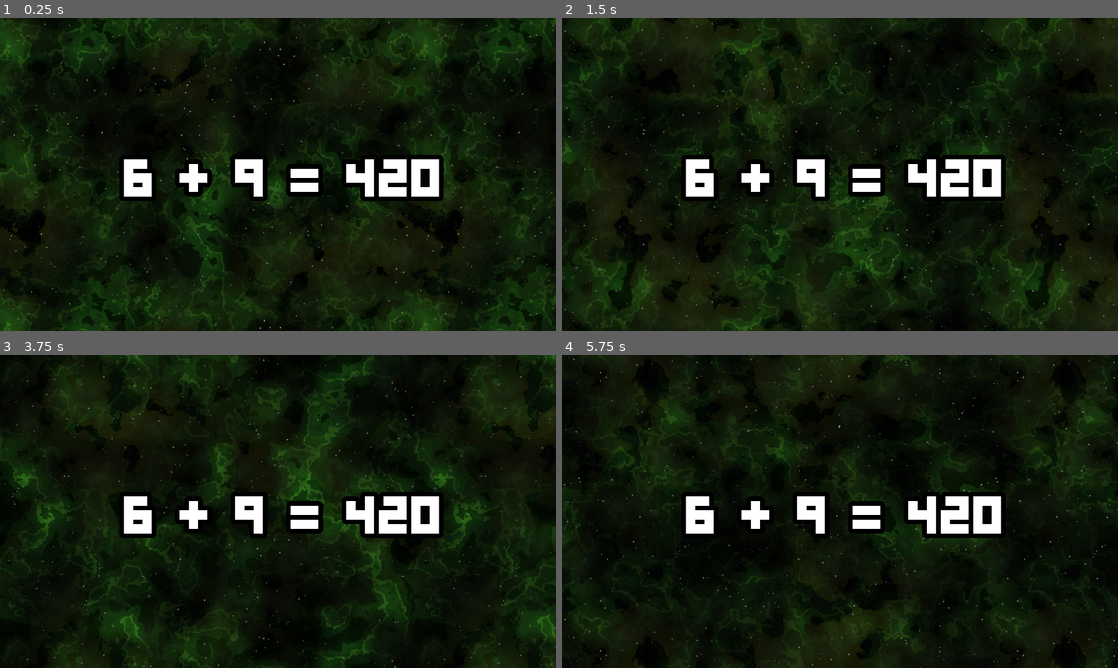
Above: before the commit, frames 1-4 (two rows, left to right).
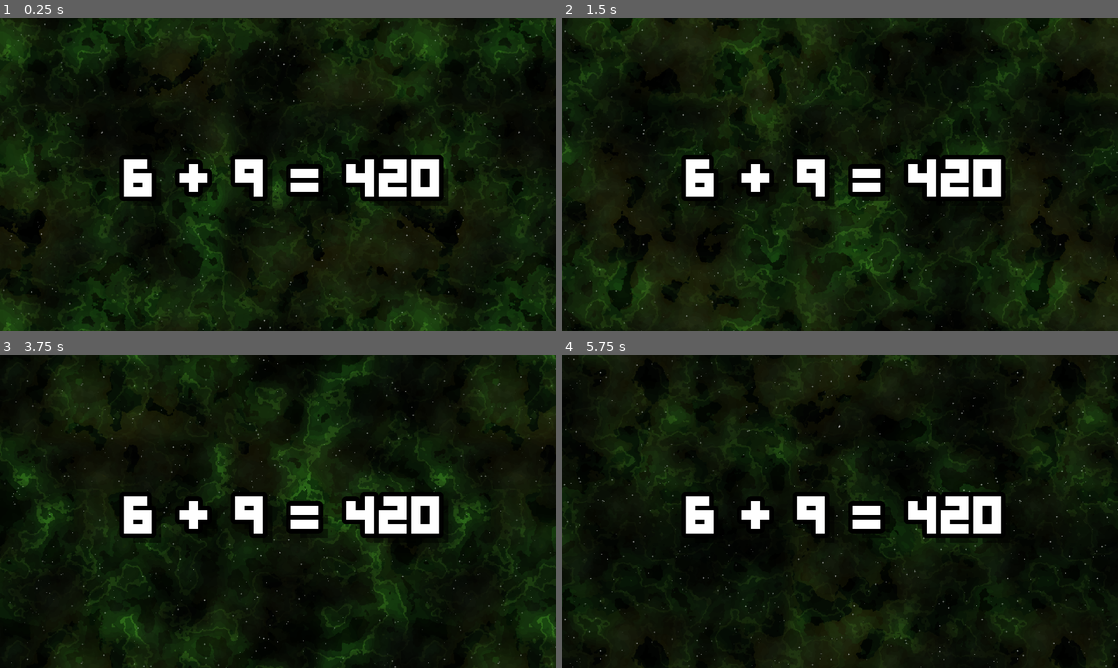
Above: after the commit, the same moments.

Repository: Blueman3612/Space-Math
Game: Godot game, scene res://scenes/main.tscn
Two runs of this game, one before a commit and one after it. Both use one fixed random seed, a clock stepped at 60 frames per second and the inputs below.
Inputs:
- Up to frame 1 (0.25 s): no input
- Up to frame 2 (1.5 s): tap Enter at 0.5 s; tap R at 0.6, 1.35 s; tap Space at 0.77 s
- Up to frame 3 (3.75 s): tap Space at 1.52, 3.02 s; tap R at 2.1, 2.85, 3.6 s
- Up to frame 4 (5.75 s): tap Space at 3.77, 4.52 s; tap R at 4.35, 5.1 s

The runs differ from the first frame. In frame 1, 0.2% of the frame differs, in the area x 35-81%, y 48-60%; in frame 2, less than 0.1%; in frame 3, less than 0.1%; in frame 4, less than 0.1%.

Commit message:
Clean up .godot files and improve .gitignore
- Remove all .godot/ files from Git tracking
- Add comprehensive Godot .gitignore patterns
- Remove system files (.DS_Store) from tracking

Diff:
--- /dev/null
+++ b/assets/label settings/GravityBold128.tres
@@ -0,0 +1,12 @@
+[gd_resource type="LabelSettings" load_steps=2 format=3 uid="uid://kv8ik3lwuyet"]
+
+[ext_resource type="FontFile" uid="uid://d4jen7ry6jk7n" path="res://assets/fonts/GravityBold8.ttf" id="1_pqr6l"]
+
+[resource]
+font = ExtResource("1_pqr6l")
+font_size = 128
+outline_size = 64
+outline_color = Color(0, 0, 0, 1)
+shadow_size = 0
+shadow_color = Color(0, 0, 0, 0.5019608)
+shadow_offset = Vector2(32, 32)
--- a/project.godot
+++ b/project.godot
@@ -24,6 +24,19 @@
 window/size/viewport_height=1080
 window/stretch/mode="viewport"
 
+[input]
+
+Submit={
+"deadzone": 0.2,
+"events": [Object(InputEventKey,"resource_local_to_scene":false,"resource_name":"","device":-1,"window_id":0,"alt_pressed":false,"shift_pressed":false,"ctrl_pressed":false,"meta_pressed":false,"pressed":false,"keycode":0,"physical_keycode":4194309,"key_label":0,"unicode":0,"location":0,"echo":false,"script":null)
+]
+}
+Backspace={
+"deadzone": 0.2,
+"events": [Object(InputEventKey,"resource_local_to_scene":false,"resource_name":"","device":-1,"window_id":0,"alt_pressed":false,"shift_pressed":false,"ctrl_pressed":false,"meta_pressed":false,"pressed":false,"keycode":0,"physical_keycode":4194308,"key_label":0,"unicode":0,"location":0,"echo":false,"script":null)
+]
+}
+
 [rendering]
 
 renderer/rendering_method="gl_compatibility"
--- a/scenes/main.tscn
+++ b/scenes/main.tscn
@@ -1,14 +1,8 @@
-[gd_scene load_steps=5 format=3 uid="uid://dgsyvy33jqe6f"]
+[gd_scene load_steps=4 format=3 uid="uid://dgsyvy33jqe6f"]
 
 [ext_resource type="Script" uid="uid://b7dgkimpo8qo0" path="res://scripts/main.gd" id="1_8k3xf"]
 [ext_resource type="PackedScene" uid="uid://cfyfodwnxrl3q" path="res://scenes/space_background.tscn" id="3_space_bg"]
-[ext_resource type="FontFile" uid="uid://d4jen7ry6jk7n" path="res://assets/fonts/GravityBold8.ttf" id="3_sugp2"]
-
-[sub_resource type="LabelSettings" id="LabelSettings_0wfyh"]
-font = ExtResource("3_sugp2")
-font_size = 128
-outline_size = 64
-outline_color = Color(0, 0, 0, 1)
+[ext_resource type="LabelSettings" uid="uid://kv8ik3lwuyet" path="res://assets/label settings/GravityBold128.tres" id="3_sugp2"]
 
 [node name="Main" type="Node2D"]
 script = ExtResource("1_8k3xf")
@@ -34,6 +28,6 @@
 grow_horizontal = 2
 grow_vertical = 2
 text = "6 + 9 = 420"
-label_settings = SubResource("LabelSettings_0wfyh")
+label_settings = ExtResource("3_sugp2")
 horizontal_alignment = 1
 vertical_alignment = 1
Not shown, changed: .gitignore
